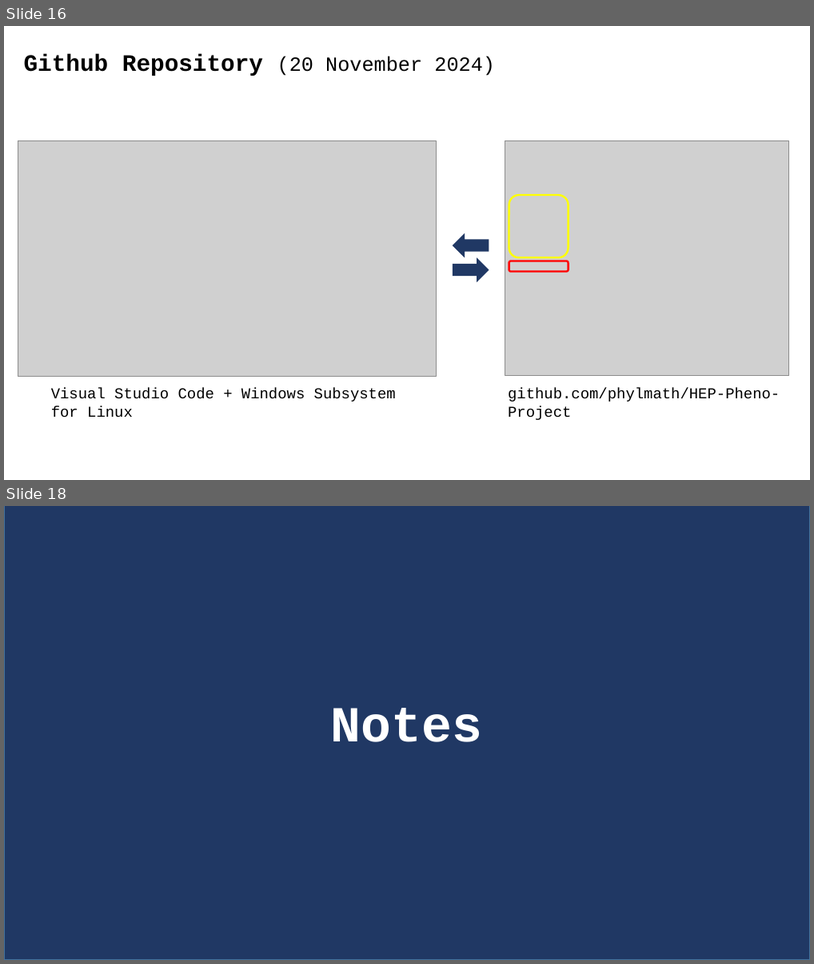
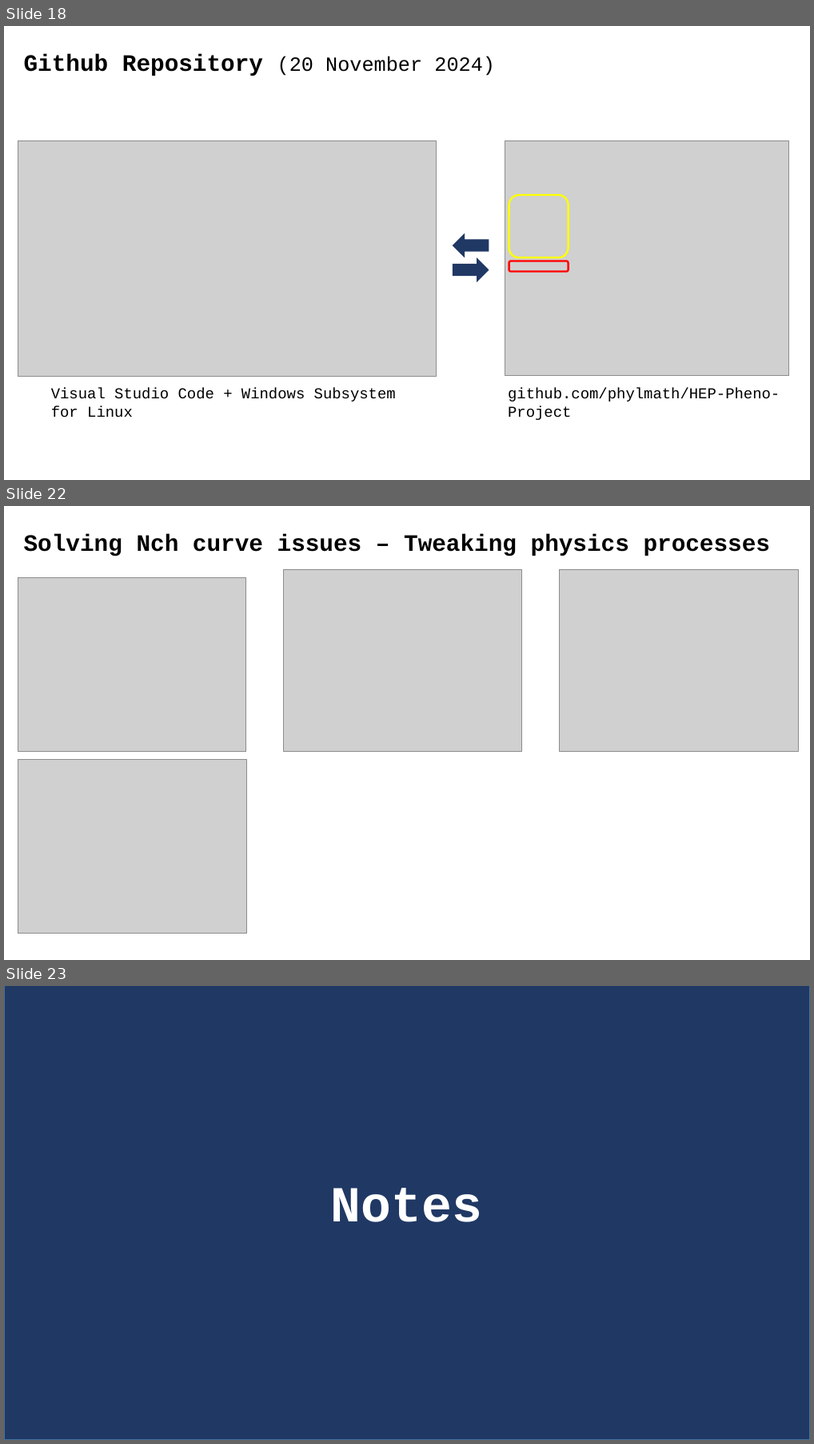
Before and after one commit to phylmath/HEP-Pheno-Project, a slide deck: Progress-Updates.pptx. Shown one above the other, each under a label of ours: slides 16 and 18 before the commit, slides 18, 22 and 23 after it; the slides between them are not shown. The pictures are 814x964 and 814x1444 pixels, drawn with LibreOffice and Linux fonts; fonts in the diff are those of the drawing; grey boxes stand for pictures. Boxes give left, top, right and bottom in pixels: in the first picture for what was removed or moved away, otherwise in the second. Text is boxed around its words. In the diff, an @@ line names an element or a change of style, - is before the commit and + after.

```diff
--- a/Progress-Updates.pptx
+++ b/Progress-Updates.pptx
@@ slide 22 added at box(4, 506, 810, 960), background #FFFFFF @@
@@ title added at box(24, 534, 771, 556), 28 pt, text #000000, bold @@
+Solving Nch curve issues – Tweaking physics processes
@@ picture added at box(18, 577, 246, 751) @@
@@ picture added at box(283, 569, 522, 752) @@
@@ picture added at box(560, 569, 799, 752) @@
@@ picture added at box(18, 760, 246, 933) @@
@@ what was slide 16 is now slide 18 @@
@@ what was slide 18 is now slide 23 @@
```
Also in this commit, not shown: 3 slides changed, 5 other slides added.
